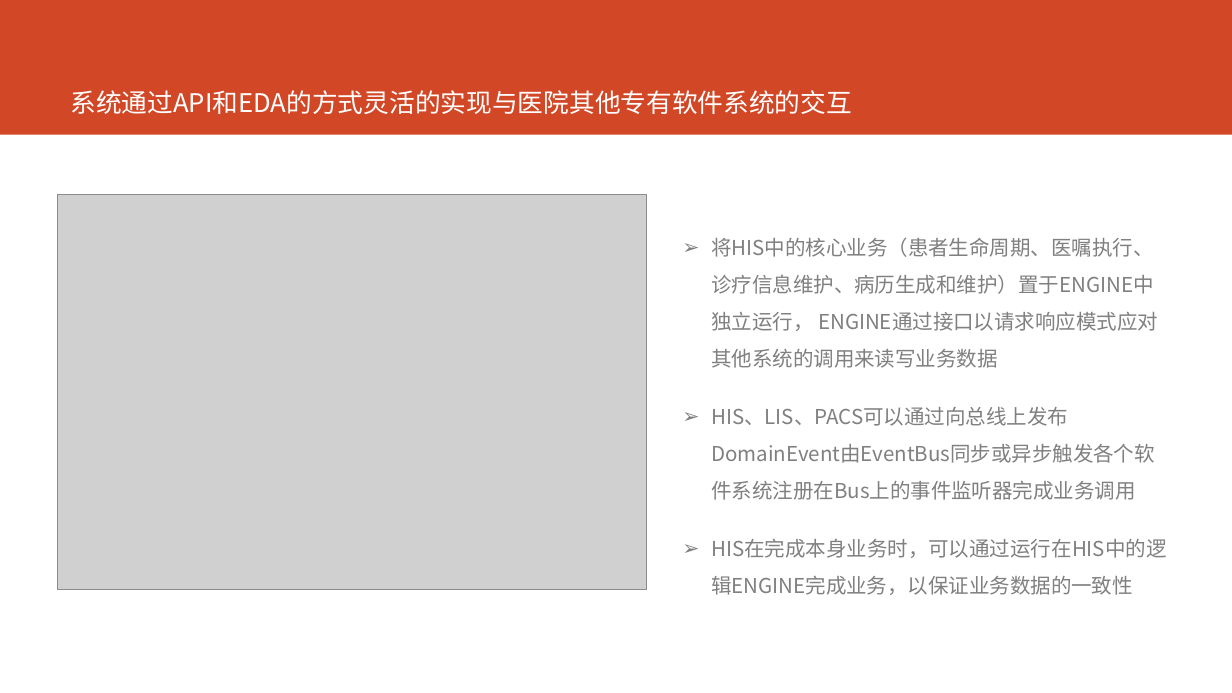
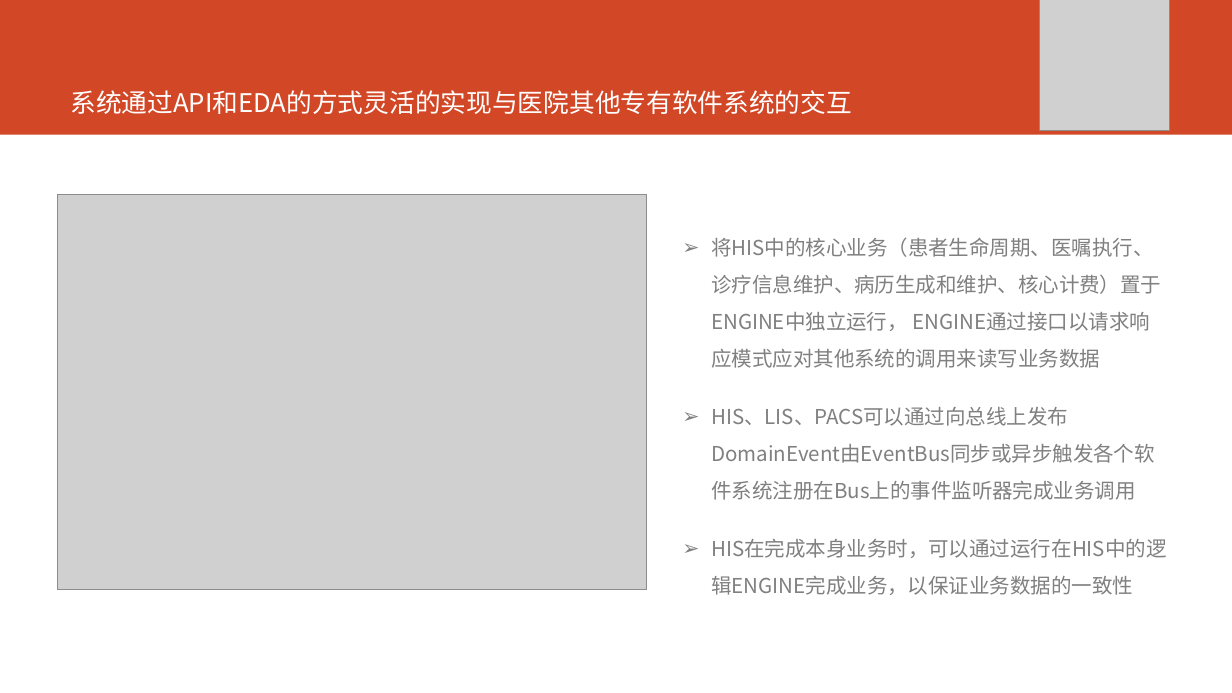
Before and after one commit to AppSecAI-TEST/hospital, a slide deck: slide 11 of doc/EVE新一代HIS核心系统.pptx. Drawn at 1232x693 pixels with LibreOffice and Linux fonts; fonts in the diff are those of the drawing; grey boxes stand for pictures. Boxes give left, top, right and bottom in pixels: in the first picture for what was removed or moved away, otherwise in the second. Text is boxed around its words. In the diff, an @@ line names an element or a change of style, - is before the commit and + after.

```diff
--- a/doc/EVE新一代HIS核心系统.pptx
+++ b/doc/EVE新一代HIS核心系统.pptx
@@ picture added at <box>1040,0,1170,130</box> @@
@@ text at <box>711,237,1161,331</box>: text changed @@
-➢ 将HIS中的核心业务（患者生命周期、医嘱执行、诊疗信息维护、病历生成和维护）置于ENGINE中独立运行， ENGINE通过接口以请求响应模式应对其他系统的调用来读写业务数据
+➢ 将HIS中的核心业务（患者生命周期、医嘱执行、诊疗信息维护、病历生成和维护、核心计费）置于ENGINE中独立运行， ENGINE通过接口以请求响应模式应对其他系统的调用来读写业务数据
```
Also in this commit, not shown: 5 other slides changed.
